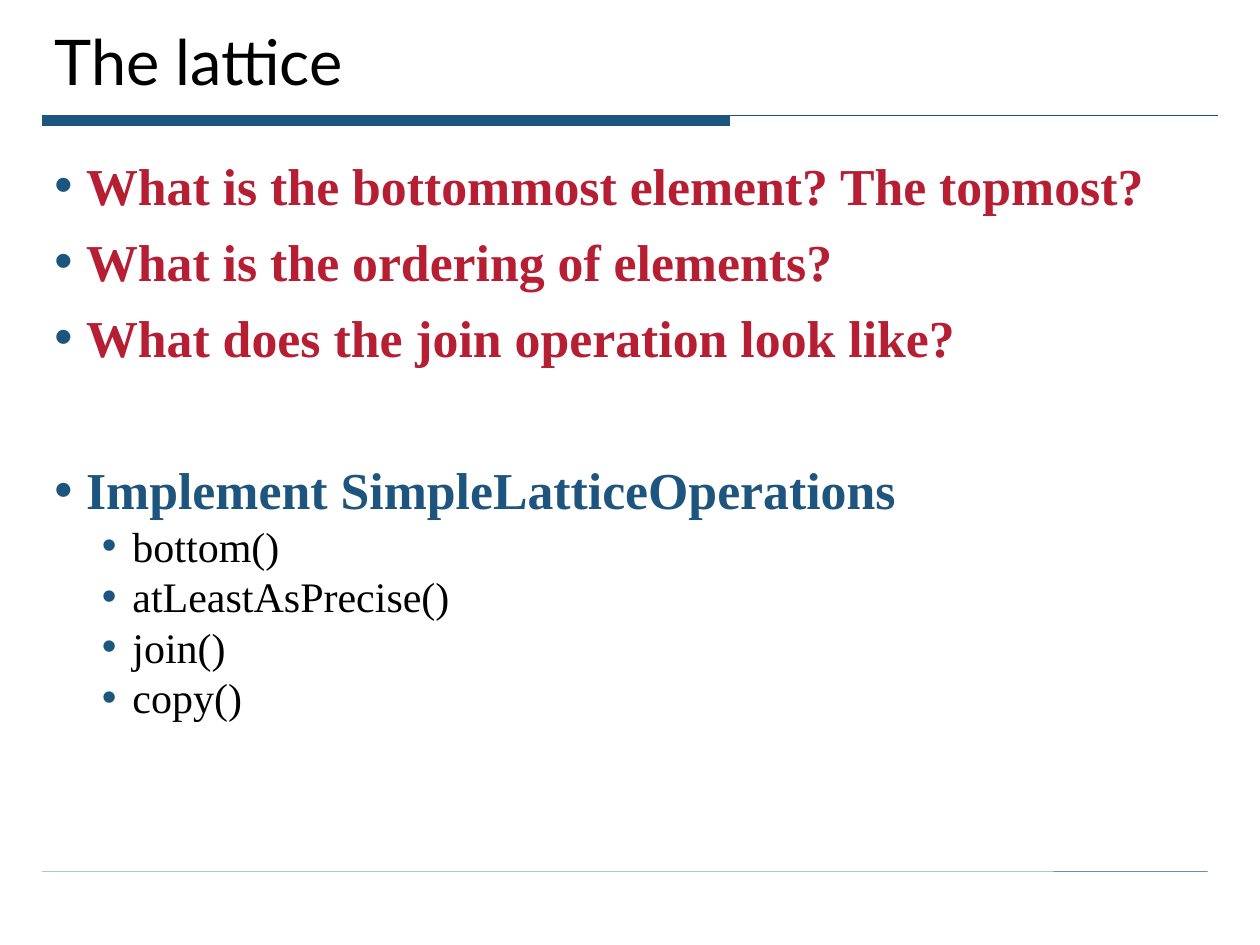
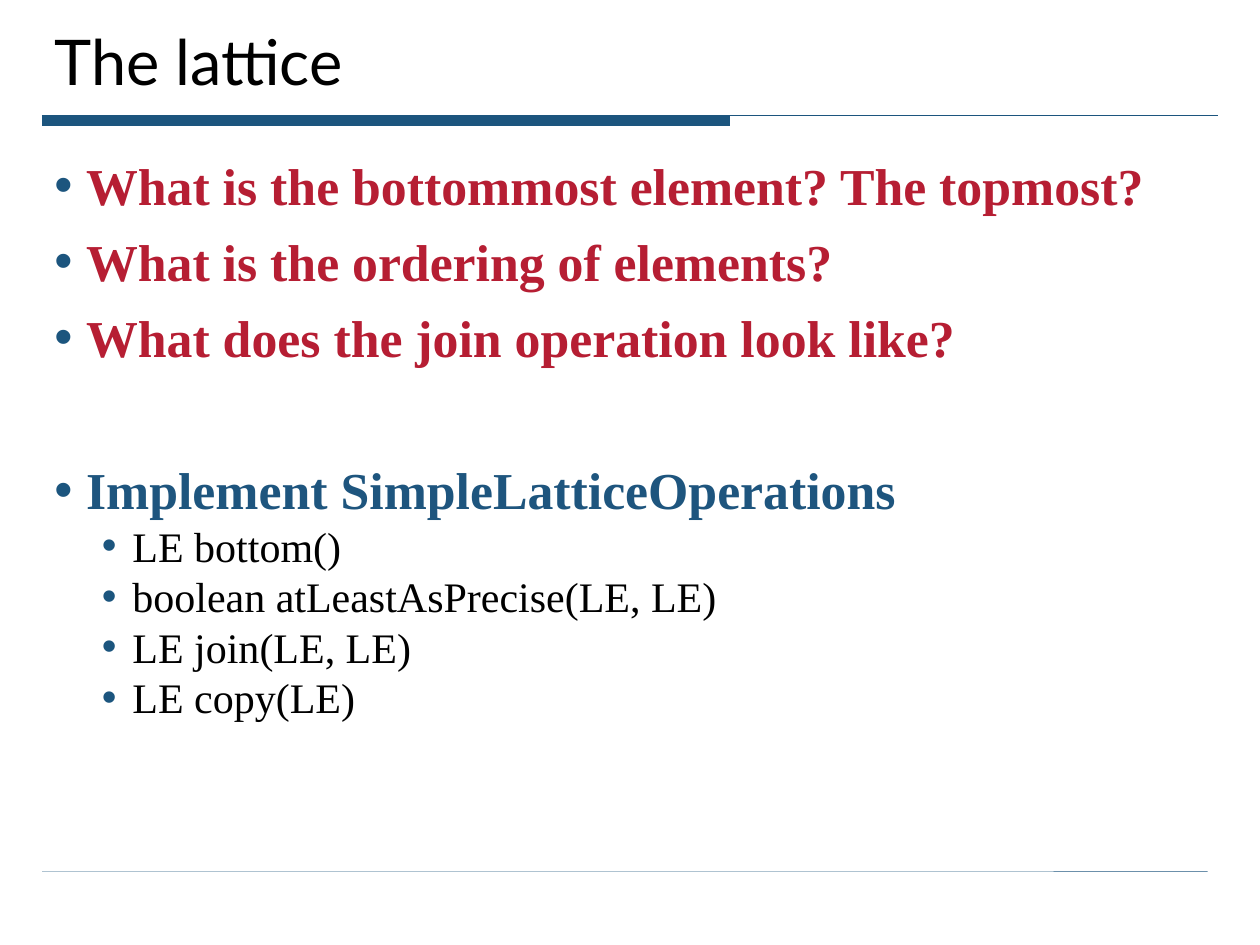
Before and after one commit to ciera/crystalsaf, a slide deck: slide 19 of TutorialExamples/CrystalTutorial.ppt (slide 15 before the commit). Drawn at 1260x945 pixels with LibreOffice and Linux fonts; fonts in the diff are those of the drawing. Boxes give left, top, right and bottom in pixels: in the first picture for what was removed or moved away, otherwise in the second. Text is boxed around its words. In the diff, an @@ line names an element or a change of style, - is before the commit and + after.

```diff
--- a/TutorialExamples/CrystalTutorial.ppt
+++ b/TutorialExamples/CrystalTutorial.ppt
@@ text at (132, 533, 716, 722): text changed @@
-  • bottom()
-  • atLeastAsPrecise()
-  • join()
-  • copy()
+  • LE bottom()
+  • boolean atLeastAsPrecise(LE, LE)
+  • LE join(LE, LE)
+  • LE copy(LE)
```
Also in this commit, not shown: 6 other slides changed, 16 slides added, 1 slide removed, 6 other files.
